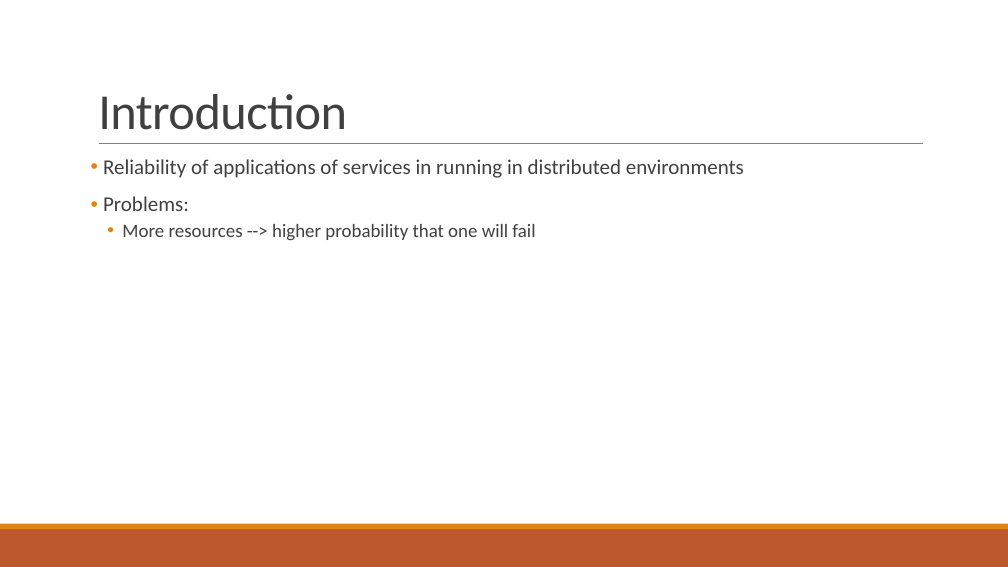
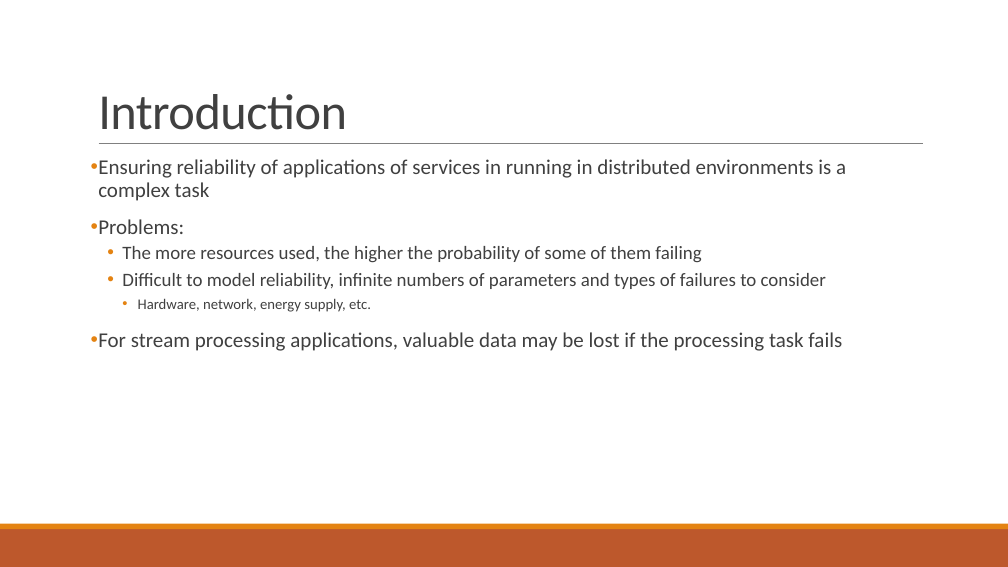
Before and after one commit to PStahl/master_thesis, a slide deck: slide 3 of presentation/presentation.pptx. Drawn at 1008x567 pixels with LibreOffice and Linux fonts; fonts in the diff are those of the drawing. Boxes give left, top, right and bottom in pixels: in the first picture for what was removed or moved away, otherwise in the second. Text is boxed around its words. In the diff, an @@ line names an element or a change of style, - is before the commit and + after.

```diff
--- a/presentation/presentation.pptx
+++ b/presentation/presentation.pptx
@@ text at bbox=[98, 159, 846, 201]: text changed @@
-• Reliability of applications of services in running in distributed environments
+• Ensuring reliability of applications of services in running in distributed environments is a complex task
@@ text at bbox=[98, 246, 842, 351]: text changed @@
-  • More resources --> higher probability that one will fail
+  • The more resources used, the higher the probability of some of them failing
+  • Difficult to model reliability, infinite numbers of parameters and types of failures to consider
+    • Hardware, network, energy supply, etc.
+• For stream processing applications, valuable data may be lost if the processing task fails
```
Also in this commit, not shown: 7 other slides changed, 6 slides added.
